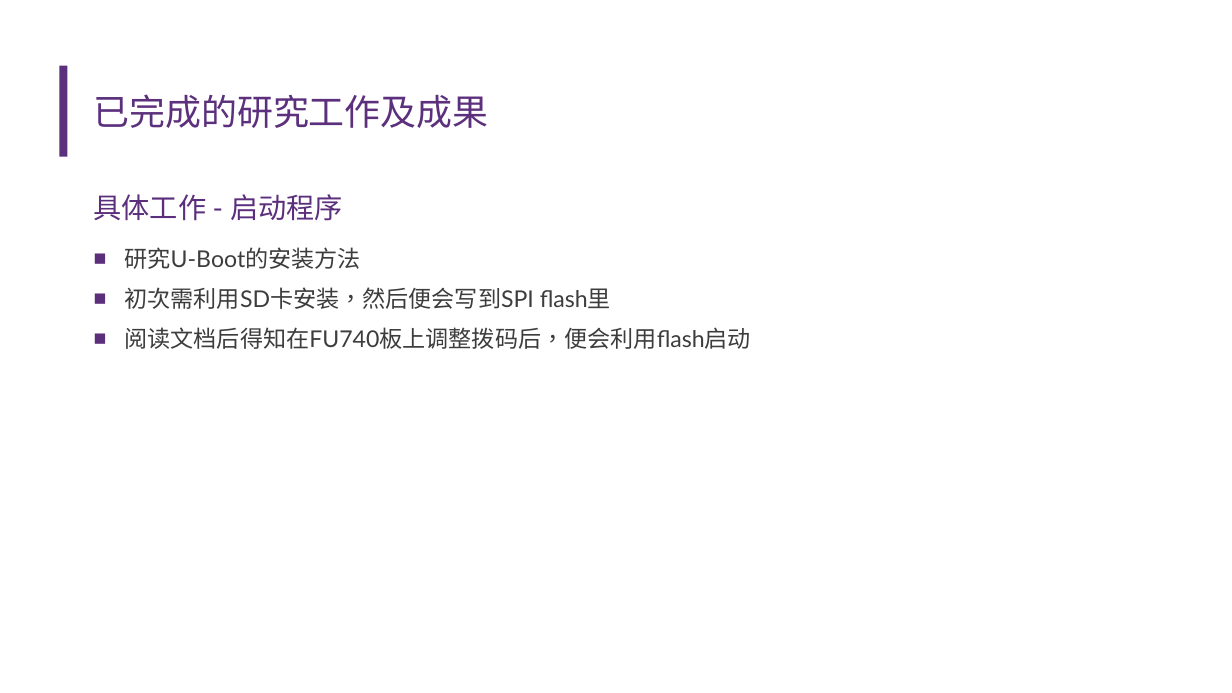
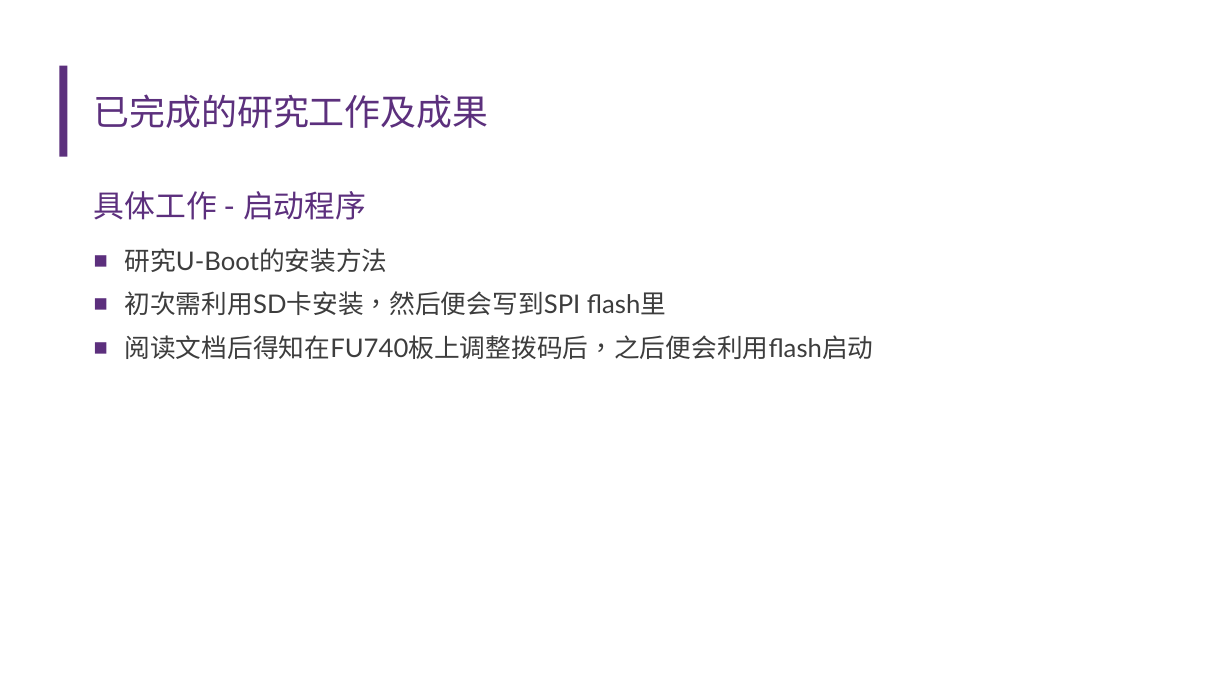
Before and after one commit to nubbi3/graduation-projects, a slide deck: slide 10 of PPT/6號中期答辯(更新版).pptx (slide 7 before the commit). Drawn at 1232x693 pixels with LibreOffice and Linux fonts; fonts in the diff are those of the drawing. Boxes give left, top, right and bottom in pixels: in the first picture for what was removed or moved away, otherwise in the second. Text is boxed around its words. In the diff, an @@ line names an element or a change of style, - is before the commit and + after.

```diff
--- a/PPT/6號中期答辯(更新版).pptx
+++ b/PPT/6號中期答辯(更新版).pptx
@@ text "具体工作 - 启动程序" at (94, 191, 366, 220): size 22 to 24 pt @@
@@ text at (125, 248, 666, 315): size 18 to 20 pt in "研究U-Boot的安装方法", "初次需利用SD卡安装，然后便会写到SPI flash里" @@
@@ text at (125, 335, 874, 359): text changed; size 18 to 20 pt @@
-■ 阅读文档后得知在FU740板上调整拨码后，便会利用flash启动
+■ 阅读文档后得知在FU740板上调整拨码后，之后便会利用flash启动
```
Also in this commit, not shown: 9 other slides changed, 2 slides added, 10 other files.
